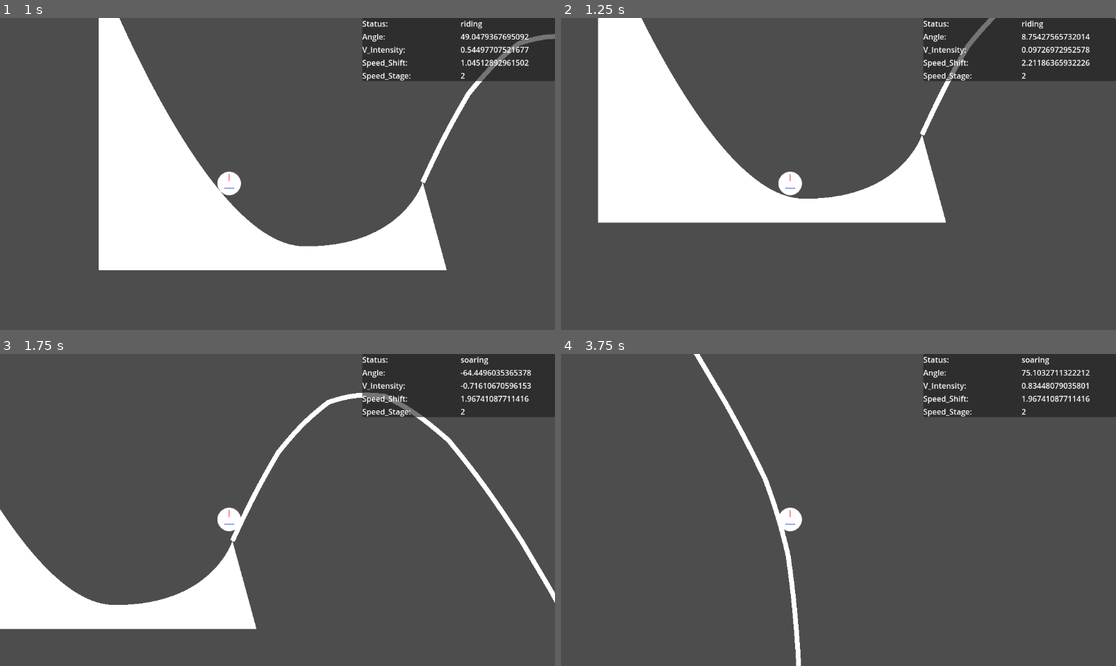
Above: before the commit, frames 1-4 (two rows, left to right).
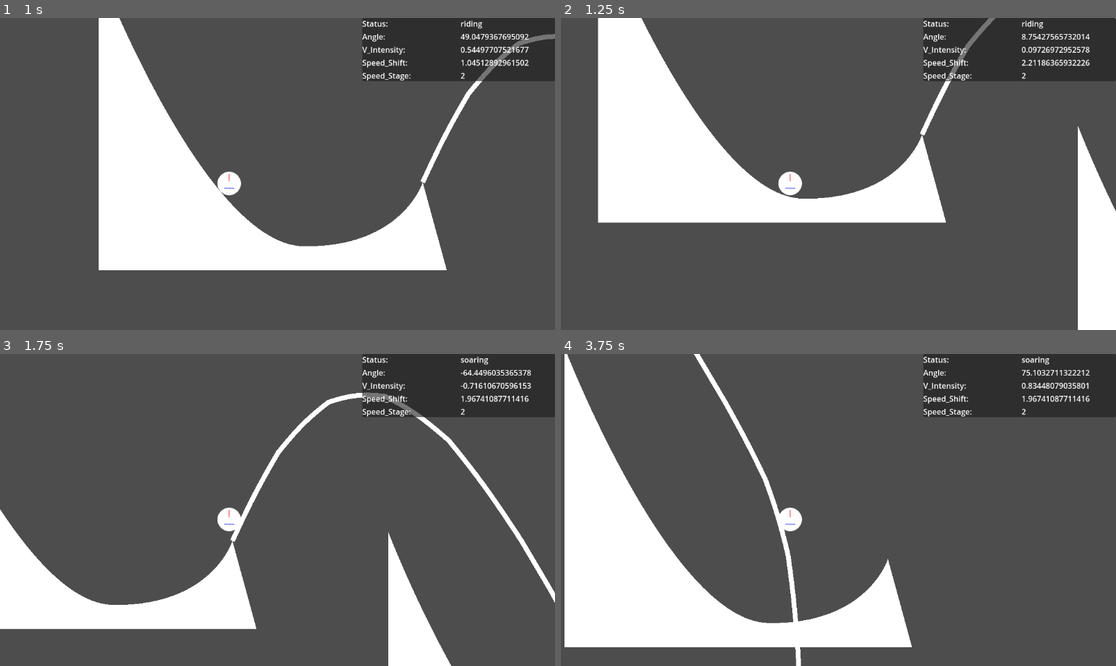
Above: after the commit, the same moments.

Repository: LettucePie/gwj-62-harvest
Game: Godot game, scene res://testing/test_zone.tscn
The game is run twice, just before and just after one commit, with the same random seed, the same clock (stepped at 60 frames per second) and the same inputs.
Inputs:
- Up to frame 1 (1 s): hold Up (ui_up) from 0.53 s (still down)
- Up to frame 2 (1.25 s): keep holding Up (ui_up)
- Up to frame 3 (1.75 s): release Up (ui_up) at 1.28 s; hold Down (ui_down) from 1.28 s (still down)
- Up to frame 4 (3.75 s): release Down (ui_down) at 2.03 s; hold Up (ui_up) 2.03-3.53 s; hold Down (ui_down) from 3.53 s (still down)

Frame 1 is identical in both runs. In frame 2, 3.5% of the frame differs, in the area x 93-100%, y 34-100%; in frame 3, 2.3%; in frame 4, 18%, in the area x 0-64%, y 0-94%.

Commit message:
Added landing onto other ramps

Diff:
--- a/gameplay/player_follow.gd
+++ b/gameplay/player_follow.gd
@@ -40,8 +40,11 @@
 
 
 func _physics_process(delta):
-	if ramp_area != null and current_ramp == null:
+	if ramp_area != null and get_parent() != RampPath:
+		print("Asking Ramp: ", ramp_area.get_parent().name, " if close enough")
 		current_ramp = ramp_area.get_parent().close_enough(self)
+	else:
+		print("Ramp Area Null?: ", ramp_area == null, " Current Ramp Null?: ", current_ramp == null)
 	if current_ramp != null and !launched_ramps.has(current_ramp):
 		if current_ramp != get_parent():
 			landing()
@@ -51,6 +54,7 @@
 
 
 func landing():
+	print("Landing")
 	current_ramp.adopt_player(self)
 	progress = landing_progress
 
@@ -128,7 +132,7 @@
 			point_d.bezier_interpolate(point_e, point_e, point_f, float(i) / 10.0)
 		)
 	## Add Falling for a while
-	for i in range(1, 5):
+	for i in range(1, 6):
 		coords.append(point_f + (Vector2.DOWN * 250 * i))
 	var new_arc = Curve2D.new()
 	var odd = true
@@ -155,11 +159,13 @@
 
 
 func launch():
+	print("Launching")
 	launched_ramps.append(current_ramp)
 	current_ramp = null
 	progress = 0.0
 	soar_velocity = 0.0
 	emit_signal("parent_launch", self)
+	current_ramp = null
 
 
 func soaring(deltatime):
@@ -180,13 +186,15 @@
 
 
 func _on_area_2d_area_entered(area):
-	if area.is_in_group("ramp") and ramp_area != area:
+	if area.is_in_group("ramp") and ramp_area != area and status == "soaring":
 		ramp_area = area
+		print("Ramp: ", area.get_parent().name, " Entered")
 
 
 func _on_area_2d_area_exited(area):
-	if area.is_in_group("ramp") and ramp_area == area:
+	if area.is_in_group("ramp") and ramp_area == area and status == "soaring":
 		ramp_area = null
+		print("Ramp: ", area.get_parent().name, " Left")
 
 
 func get_vis_point():
--- a/levels/stage_path.tscn
+++ b/levels/stage_path.tscn
@@ -1,11 +1,10 @@
-[gd_scene load_steps=7 format=3 uid="uid://b70d2vbt525p5"]
+[gd_scene load_steps=6 format=3 uid="uid://b70d2vbt525p5"]
 
 [ext_resource type="PackedScene" uid="uid://bqli0ogr3o2of" path="res://gameplay/player_follow.tscn" id="1_3fmwe"]
 [ext_resource type="PackedScene" uid="uid://crfi772r7qvdu" path="res://levels/ramps/ramp_2_path.tscn" id="2_1hcjy"]
 [ext_resource type="Script" path="res://gameplay/Camera2D.gd" id="3_h2qir"]
 [ext_resource type="PackedScene" uid="uid://cgb8yhwq50oet" path="res://gameplay/launch.tscn" id="4_lwpcm"]
 [ext_resource type="PackedScene" uid="uid://bqrdpqwrcgx5q" path="res://gameplay/player_visual.tscn" id="5_5a4uy"]
-[ext_resource type="Script" path="res://gameplay/player_visual.gd" id="6_jk2oq"]
 
 [node name="stage_path" type="Node2D"]
 
@@ -15,10 +14,12 @@
 [node name="path" parent="." instance=ExtResource("2_1hcjy")]
 position = Vector2(40, 43)
 
+[node name="path2" parent="." instance=ExtResource("2_1hcjy")]
+position = Vector2(1036, 467)
+
 [node name="launch" parent="." instance=ExtResource("4_lwpcm")]
 
 [node name="player_visual" parent="." instance=ExtResource("5_5a4uy")]
-script = ExtResource("6_jk2oq")
 
 [node name="Camera2D" type="Camera2D" parent="."]
 script = ExtResource("3_h2qir")
